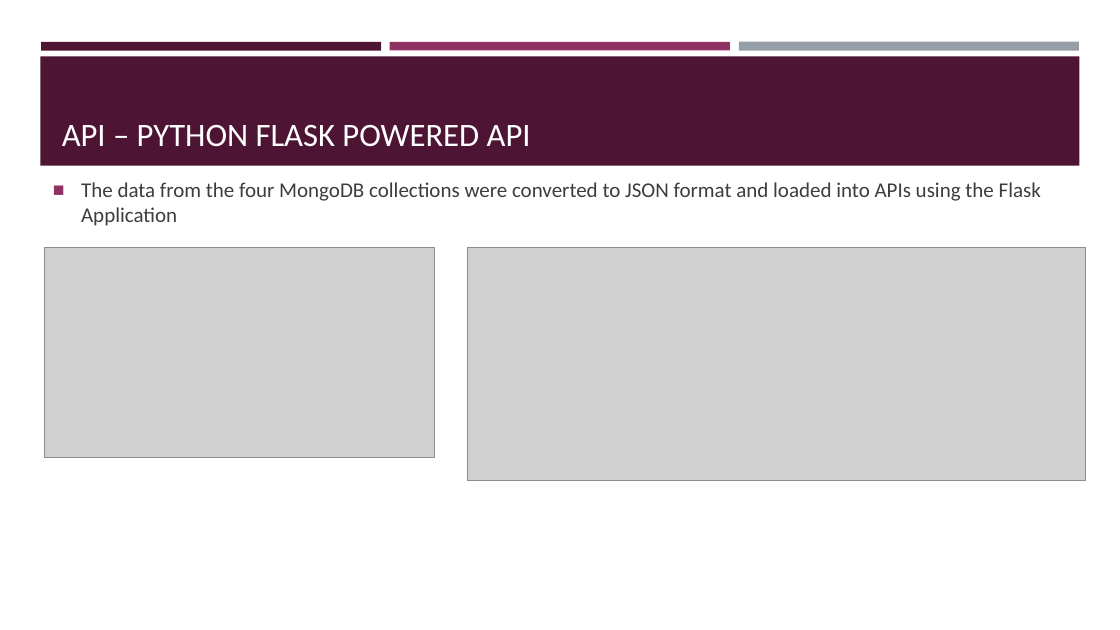
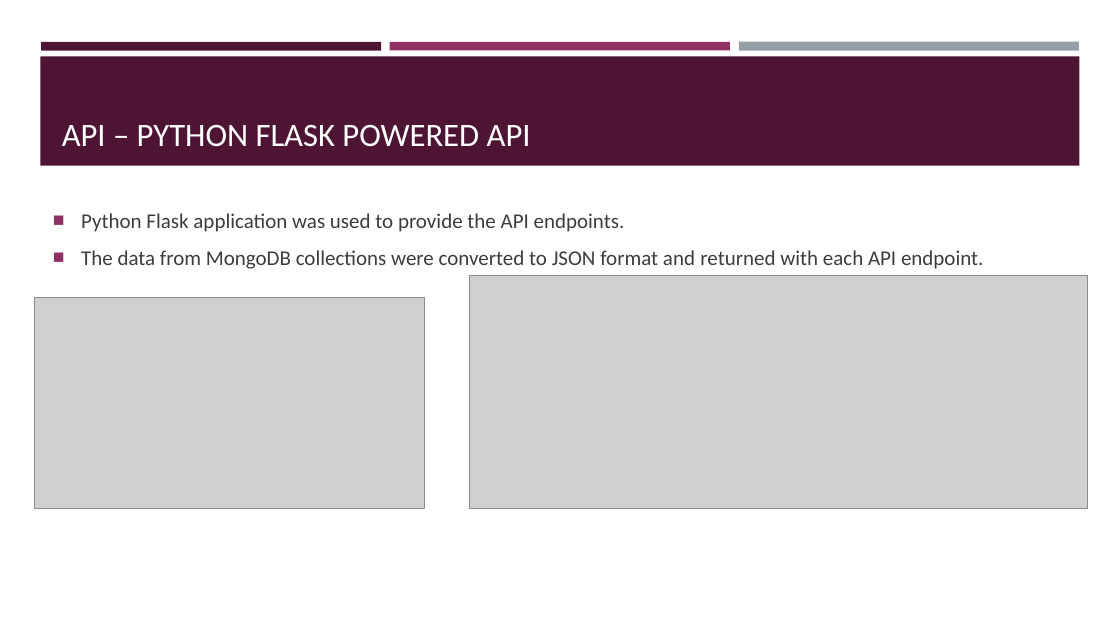
Before and after one commit to sherintm/crimedata-viz, a slide deck: slide 6 of Project 2 Presentation.pptx. Drawn at 1120x630 pixels with LibreOffice and Linux fonts; fonts in the diff are those of the drawing; grey boxes stand for pictures. Boxes give left, top, right and bottom in pixels: in the first picture for what was removed or moved away, otherwise in the second. Text is boxed around its words. In the diff, an @@ line names an element or a change of style, - is before the commit and + after.

```diff
--- a/Project 2 Presentation.pptx
+++ b/Project 2 Presentation.pptx
@@ text at [81, 213, 984, 269]: text changed @@
-■ The data from the four MongoDB collections were converted to JSON format and loaded into APIs using the Flask Application
+■ Python Flask application was used to provide the API endpoints.
+■ The data from MongoDB collections were converted to JSON format and returned with each API endpoint.
@@ picture: place and size @@
-picture at [45, 247, 434, 457]
+picture at [34, 297, 424, 507]
@@ picture: place and size @@
-picture at [468, 247, 1086, 480]
+picture at [470, 275, 1088, 507]
```
Also in this commit, not shown: 2 other slides changed, 7 other files.
